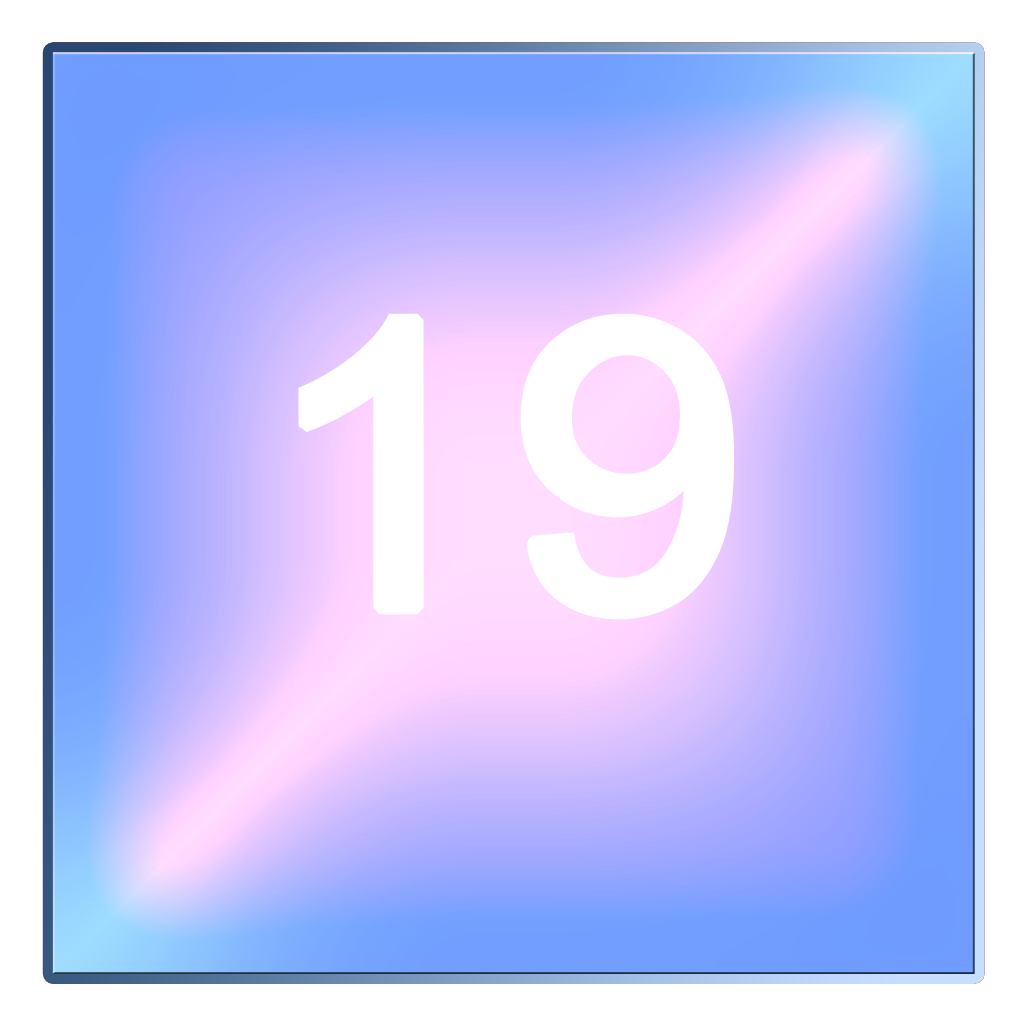
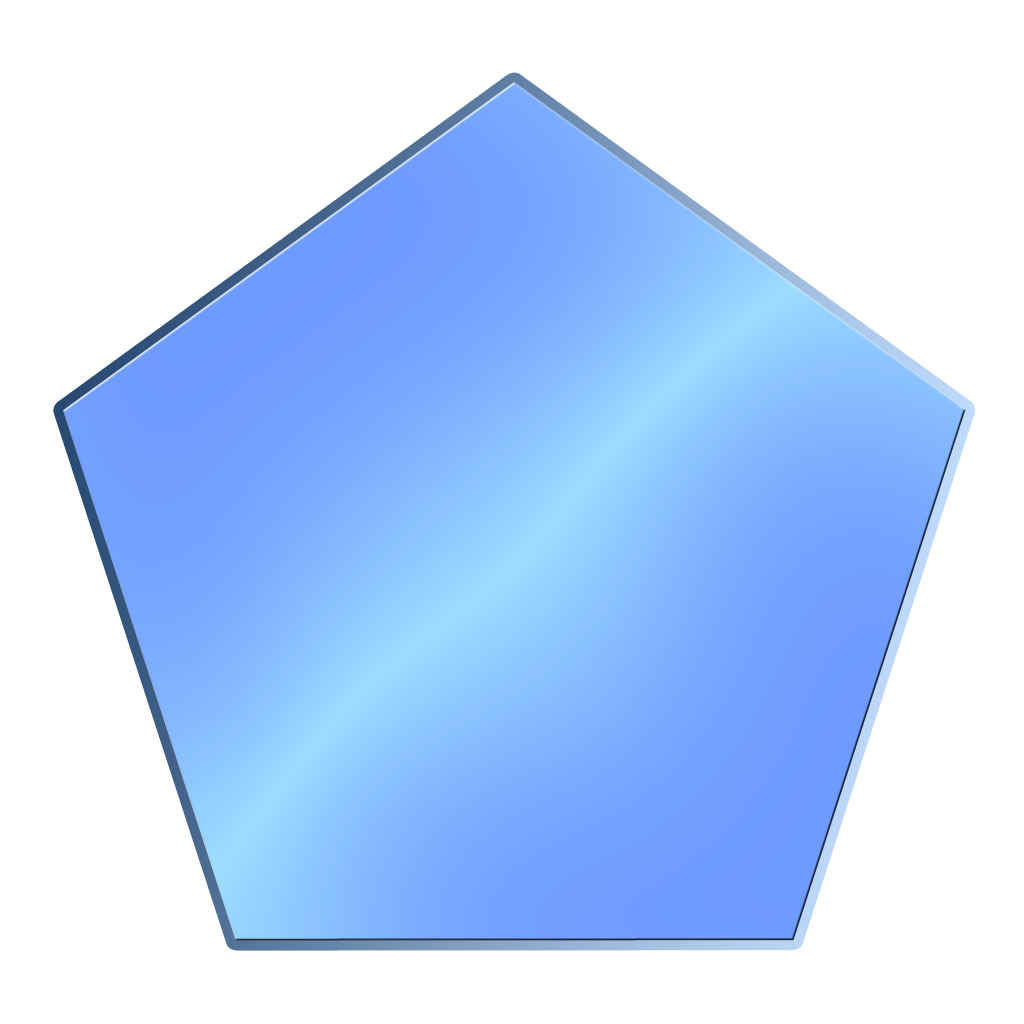
Layered file, before and after one edit (1024px x 1024px). Changes by layer:
removed layer "19" over 298, 313, 735, 620
removed layer "Shape 2 copy" (was overlay) over 52, 52, 975, 974
removed layer "Shape 2" (was luminosity) over 52, 52, 975, 974
added layer "Shape 4 copy 2" (overlay) above "Shape 4 copy" over 63, 82, 966, 941
added layer "Shape 4" above "Layer 0" over 63, 82, 966, 941
hid "Layer 0" over 52, 52, 976, 976
